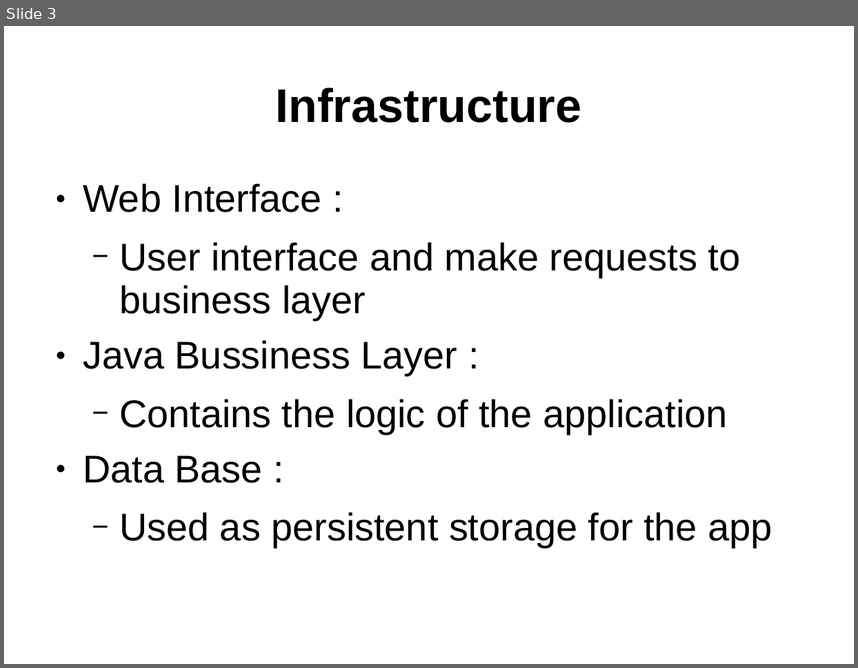
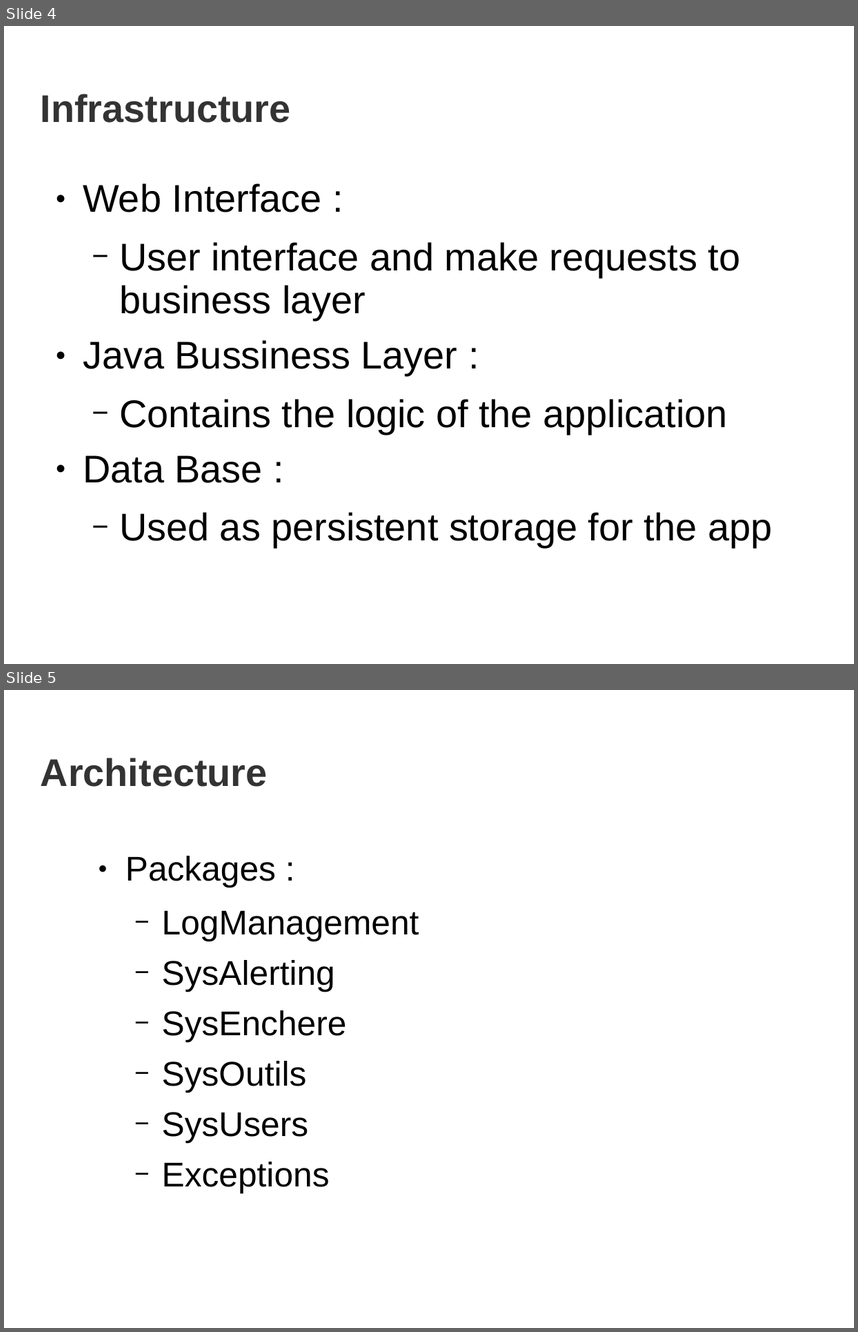
Before and after one commit to pbarbero/ESIEA.INF4035-EBAY, a slide deck: documentArchitecture.ppt. Shown one above the other, each under a label of ours: slide 3 before the commit, slides 4 and 5 after it. The pictures are 858x668 and 858x1332 pixels, drawn with LibreOffice and Linux fonts; fonts in the diff are those of the drawing; background and template pictures are left out. Boxes give left, top, right and bottom in pixels: in the first picture for what was removed or moved away, otherwise in the second. Text is boxed around its words. In the diff, an @@ line names an element or a change of style, - is before the commit and + after.

```diff
--- a/documentArchitecture.ppt
+++ b/documentArchitecture.ppt
@@ slide 5 added at [4,690,854,1328], background picture (left out) @@
@@ title added at [41,758,268,787], 36 pt, text #333333, bold @@
+Architecture
@@ text added at [125,856,419,1193], 32 pt, text #000000 @@
+● Packages :
+  − LogManagement
+  − SysAlerting
+  − SysEnchere
+  − SysOutils
+  − SysUsers
+  − Exceptions
@@ what was slide 3 is now slide 4 @@
@@ slide 4 changed as well @@
@@ title "Infrastructure": place and size @@
-title "Infrastructure" at [276,87,582,123]
+title "Infrastructure" at [41,94,291,123]
@@ title "Infrastructure" at [41,94,291,123]: size 44 to 36 pt, text colour #000000 to #333333; alignment centre to left @@
```
Also in this commit, not shown: 2 other slides changed, 6 other slides added, 1 slide removed.
